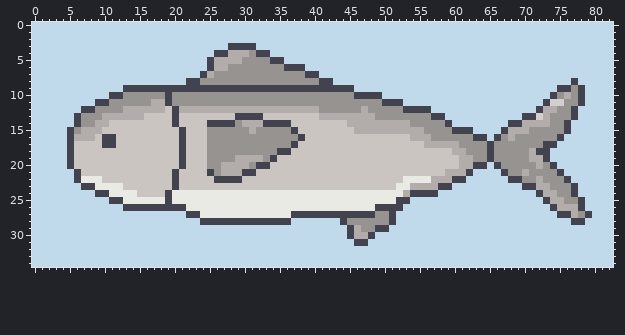
Two versions of one sprite sheet, projects/Fin&Breakfast/2grayfish.PNG. The first picture shows the starting point.
The file is 83x35 pixels.
Once edited:
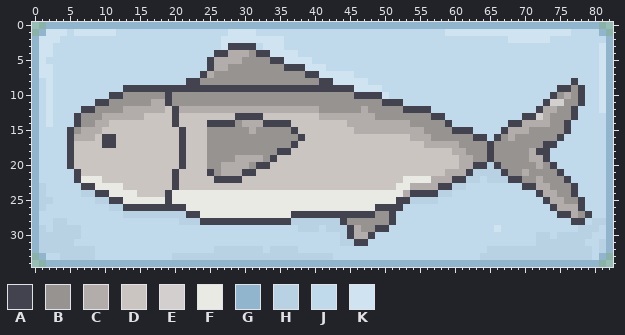
Palette (. is transparent): A #43434f  B #969391  C #b2adaa  D #cac5c1  E #d4cfcf  F #eaeae4  G #91b5cc  H #b8d2e3  J #c0daeb  K #cfe3f1
What changed:
y 0: x 0..82 JJJJJJJJJJJJJJJJJJJJJJJJJJJJJJJJJJJJJJJJJJJJJJJJJJJJJJJJJJJJJJJJJJJJJJJJJJJJJJJJJJJ -> ..GGGGGGGGGGGGGGGGGGGGGGGGGGGGGGGGGGGGGGGGGGGGGGGGGGGGGGGGGGGGGGGGGGGGGGGGGGGGGGG..
y 1: x 0..4 JJJJJ -> .GKKK; x 6..11 JJJJJJ -> KKKKKK; x 28..31 JJJJ -> KKKK; x 59..76 JJJJJJJJJJJJJJJJJJ -> KKKKKKKKKKKKKKKKKK; x 81..82 JJ -> G.
y 2: x 0..3 JJJJ -> GKKK; x 27..35 JJJJJJJJJ -> KKKKKKKKK; x 68..73 JJJJJJ -> KKKKKK; x 82 J -> G
y 3: x 0..2 JJJ -> GKK; x 27 J -> K; x 33..35 JJJ -> KKK; x 81..82 JJ -> KG
y 4: x 0..2 JJJ -> GKK; x 34..37 JJJJ -> KKKK; x 81..82 JJ -> KG
y 5: x 0..1 JJ -> GK; x 36..39 JJJJ -> KKKK; x 81..82 JJ -> KG
y 6: x 0..2 JJJ -> GKK; x 39..41 JJJ -> KKK; x 81..82 JJ -> KG
y 7: x 0..2 JJJ -> GKK; x 41..45 JJJJJ -> KKKKK; x 81..82 JJ -> KG
y 8: x 0 J -> G; x 2 J -> K; x 43..47 JJJJJ -> KKKKK; x 81..82 JJ -> KG
y 9: x 0 J -> G; x 2 J -> K; x 46..49 JJJJ -> KKKK; x 81..82 JJ -> KG
y 10: x 0 J -> G; x 2 J -> K; x 50 J -> K; x 81..82 JJ -> KG
y 11..12: x 0 J -> G; x 2 J -> K; x 81..82 JJ -> KG
y 13..14: x 0 J -> G; x 2 J -> K; x 82 J -> G
y 15..19: x 0 J -> G; x 82 J -> G
y 20: x 0 J -> G; x 65 J -> H; x 82 J -> G
y 21: x 0 J -> G; x 63..66 JJJJ -> HHHH; x 82 J -> G
y 22: x 0 J -> G; x 62..63 JJ -> HH; x 65..67 JJJ -> HHH; x 82 J -> G
y 23: x 0..1 JJ -> GH; x 60..61 JJ -> HH; x 82 J -> G
y 24: x 0..1 JJ -> GH; x 7..8 JJ -> HH; x 58..59 JJ -> HH; x 82 J -> G
y 25: x 0..2 JJJ -> GHH; x 9..10 JJ -> HH; x 54..57 JJJJ -> HHHH; x 82 J -> G
y 26: x 0..1 JJ -> GH; x 11..12 JJ -> HH; x 82 J -> G
y 27: x 0 J -> G; x 13..21 JJJJJJJJJ -> HHHHHHHHH; x 82 J -> G
y 28: x 0 J -> G; x 3..4 JJ -> HH; x 21..23 JJJ -> HHH; x 37..43 JJJJJJJ -> HHHHHHH; x 80..82 JJJ -> HHG
y 29: x 0..1 JJ -> GH; x 3..6 JJJJ -> HHHH; x 38..40 JJJ -> HHH; x 42..44 JJJ -> HHH; x 66 J -> K; x 78..80 JJJ -> HHH; x 82 J -> G
y 30: x 0..6 JJJJJJJ -> GHHHHHH; x 44 J -> H; x 72..73 JJ -> HH; x 75..79 JJJJJ -> HHHHH; x 82 J -> G
y 31: x 0..5 JJJJJJ -> GHHHHH; x 44..45 JJ -> HH; x 72..78 JJJJJJJ -> HHHHHHH; x 81..82 JJ -> HG
y 32: x 0..8 JJJJJJJJJ -> GHHHHHHHH; x 26..32 JJJJJJJ -> HHHHHHH; x 34..37 JJJJ -> HHHH; x 65..79 JJJJJJJJJJJJJJJ -> HHHHHHHHHHHHHHH; x 81..82 JJ -> HG
y 33: x 0..1 JJ -> .G; x 4..8 JJJJJ -> HHHHH; x 20..42 JJJJJJJJJJJJJJJJJJJJJJJ -> HHHHHHHHHHHHHHHHHHHHHHH; x 64..79 JJJJJJJJJJJJJJJJ -> HHHHHHHHHHHHHHHH; x 81..82 JJ -> G.
y 34: x 0..82 JJJJJJJJJJJJJJJJJJJJJJJJJJJJJJJJJJJJJJJJJJJJJJJJJJJJJJJJJJJJJJJJJJJJJJJJJJJJJJJJJJJ -> ..GGGGGGGGGGGGGGGGGGGGGGGGGGGGGGGGGGGGGGGGGGGGGGGGGGGGGGGGGGGGGGGGGGGGGGGGGGGGGGG..
Boxes around the changes in both pictures, in picture pixels (x1, y1, x2, y2):
changed: (32, 22, 613, 267)
